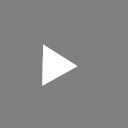
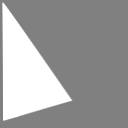
Layers edited between the first and the second 128×128 image:
hid "Layer 2", painted on it over box(42, 44, 78, 89)
added layer "Layer 1 copy" above "Background" over box(2, 2, 73, 122)
